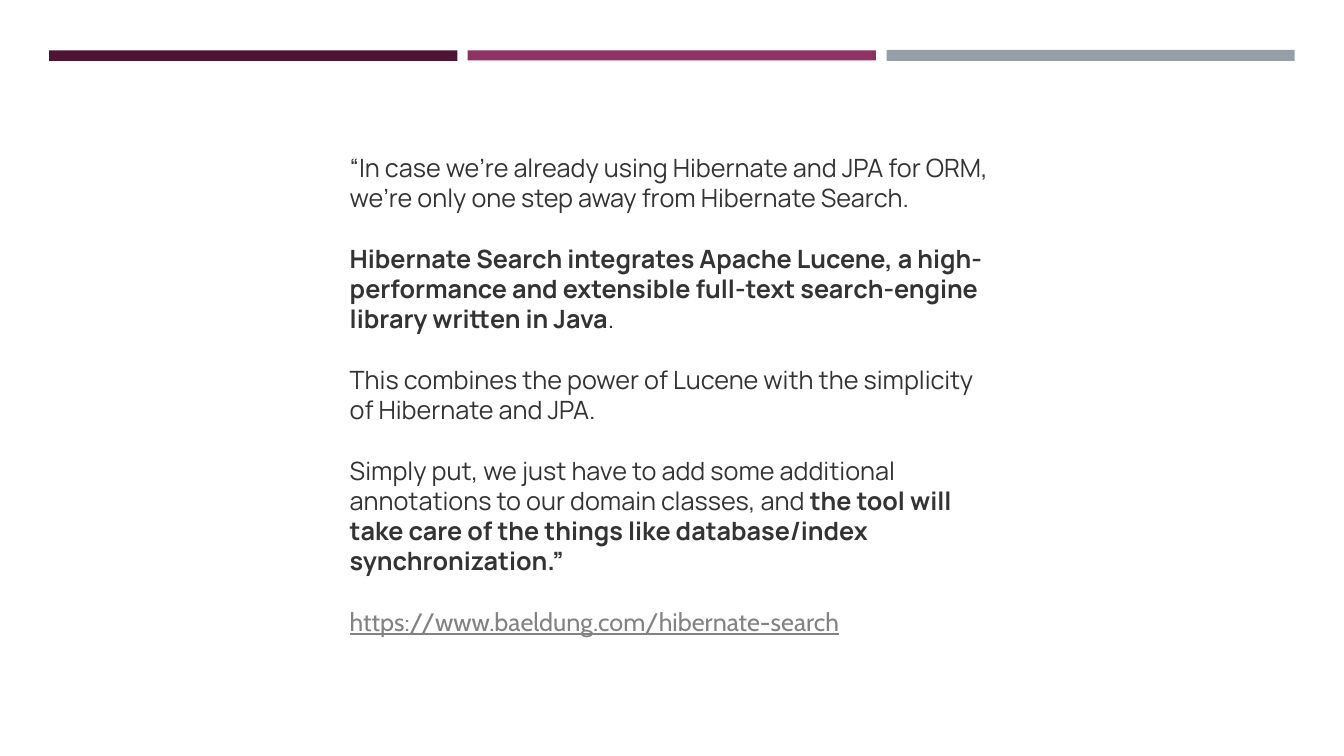
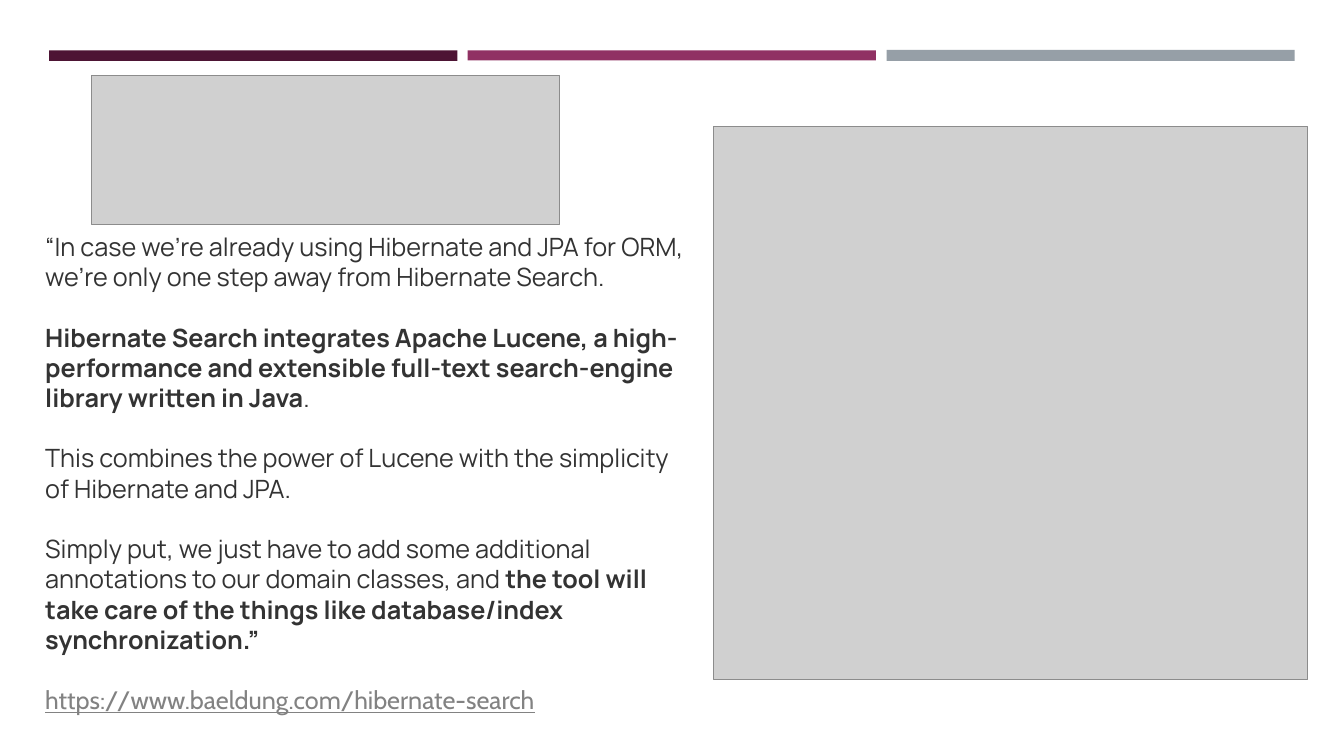
Before and after one commit to vossenv/lucene_hibernate_demo, a slide deck: slide 3 of lucenify.pptx. Drawn at 1344x756 pixels with LibreOffice and Linux fonts; fonts in the diff are those of the drawing; grey boxes stand for pictures. Boxes give left, top, right and bottom in pixels: in the first picture for what was removed or moved away, otherwise in the second. Text is boxed around its words. In the diff, an @@ line names an element or a change of style, - is before the commit and + after.

Commit message:
presentation-ready

```diff
--- a/lucenify.pptx
+++ b/lucenify.pptx
@@ picture added at (x1=92, y1=76, x2=560, y2=225) @@
@@ picture added at (x1=714, y1=126, x2=1308, y2=680) @@
@@ text "“In case we’re already using ..." moved from (x1=350, y1=158, x2=988, y2=637) to (x1=45, y1=237, x2=683, y2=715) @@
```
Also in this commit, not shown: 3 other slides changed, 10 slides added, 2 slides removed, 6 other files.
